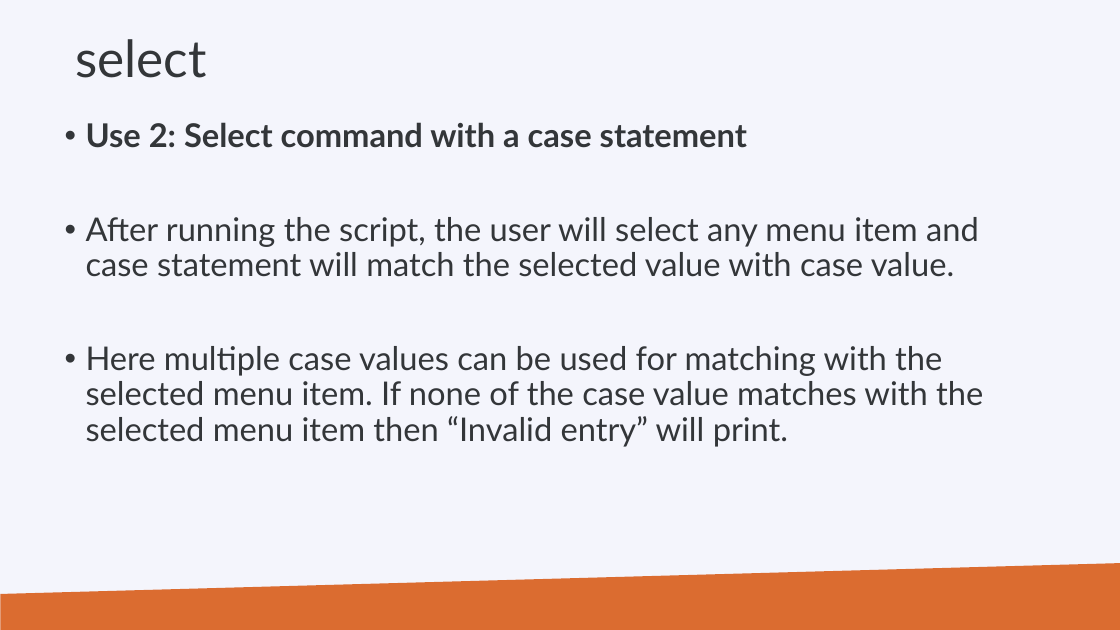
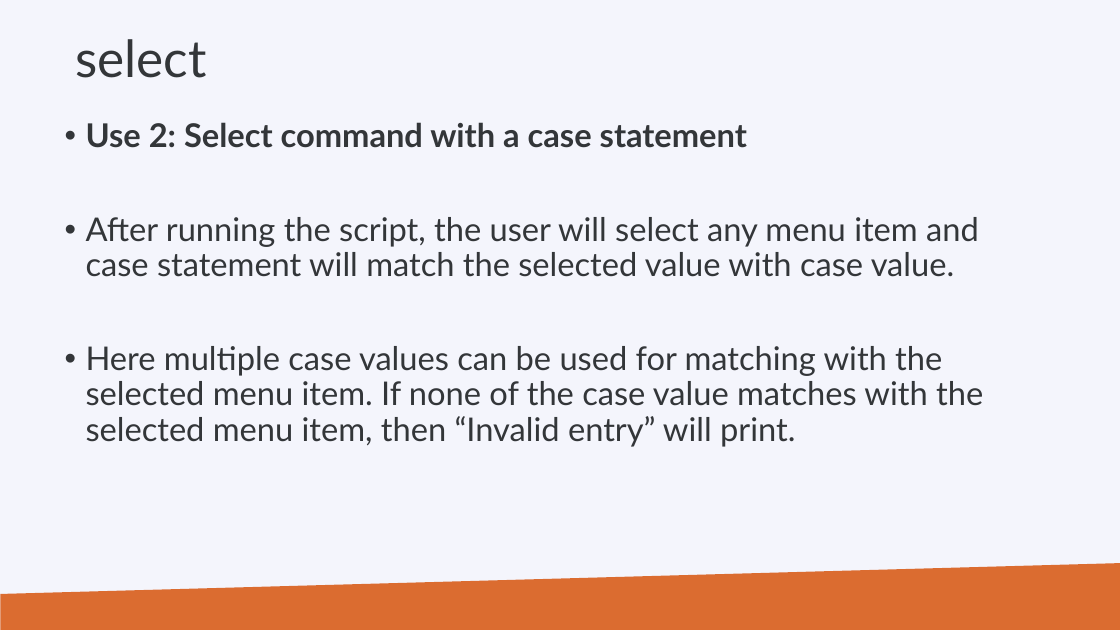
Before and after one commit to hpcleuven/Linux-scripting, a slide deck: slide 113 of Linux-scripting.pptx. Drawn at 1120x630 pixels with LibreOffice and Linux fonts; fonts in the diff are those of the drawing; background and template pictures are left out. Boxes give left, top, right and bottom in pixels: in the first picture for what was removed or moved away, otherwise in the second. Text is boxed around its words. In the diff, an @@ line names an element or a change of style, - is before the commit and + after.

```diff
--- a/Linux-scripting.pptx
+++ b/Linux-scripting.pptx
@@ text at <box>86,346,983,447</box>: text changed @@
-• Here multiple case values can be used for matching with the selected menu item. If none of the case value matches with the selected menu item then “Invalid entry” will print.
+• Here multiple case values can be used for matching with the selected menu item. If none of the case value matches with the selected menu item, then “Invalid entry” will print.
```
Also in this commit, not shown: 9 other slides changed, 1 other file.
